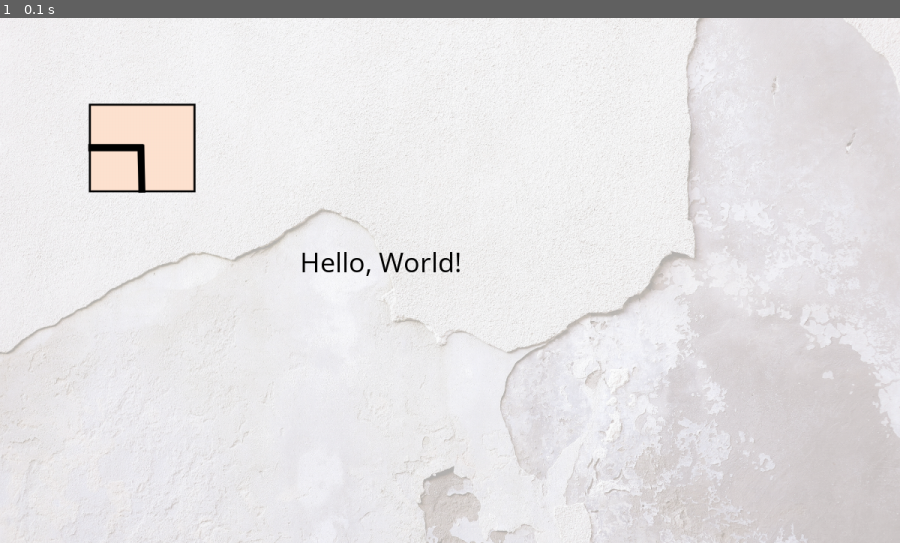
Above: before the commit, frame 1.
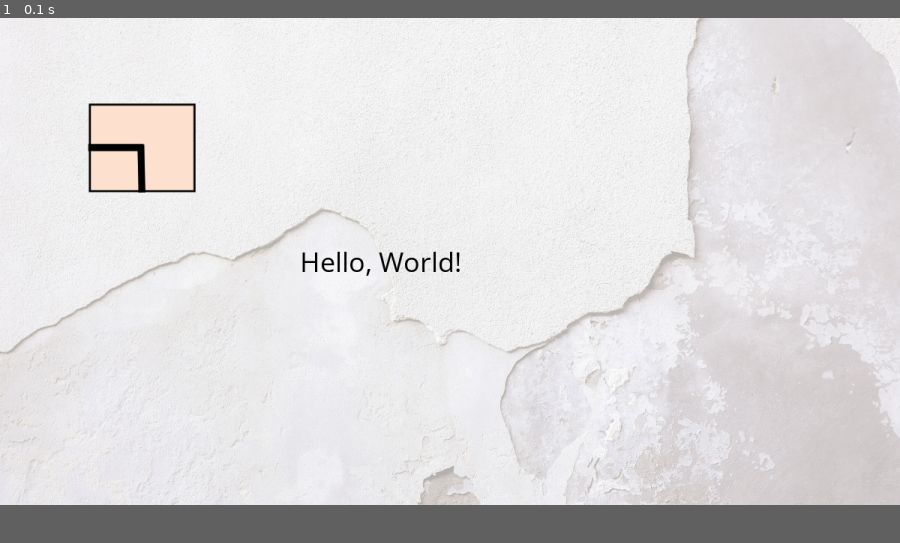
Above: after the commit, the same moment.

Repository: ipot-rgb/The-Puzzle-House
Game: pygame game, started from main.py
The game is run twice, just before and just after one commit, with the same random seed, the same clock (stepped at 60 frames per second) and the same inputs.
Inputs:
- Up to frame 1 (0.1 s): no input
In our replay, the window is 900x525 before the commit and 900x487 after it. These sizes can differ from the game's own. Grey fills any space a smaller window leaves; there, only what the larger window draws over its background counts as a difference.

The runs differ from the first frame. In frame 1, 4.5% of the frame differs, in the area x 0-90%, y 23-100%.

Commit message:
commited

Diff:
--- a/main.py
+++ b/main.py
@@ -14,7 +14,7 @@
 puzzle4 = pygame.image.load(data4, '.png')
 
 # Set up the display
-display = pygame.display.set_mode((1200, 700), pygame.SCALED)
+display = pygame.display.set_mode((1200, 650), pygame.SCALED)
 
 # Background and objects
 display.blit(wall, (0, 0))
@@ -32,7 +32,6 @@
 # Update the display
 pygame.display.flip()
 
-pygame.display.toggle_fullscreen()
 time.sleep(2)
 
 # Quit Pygame
